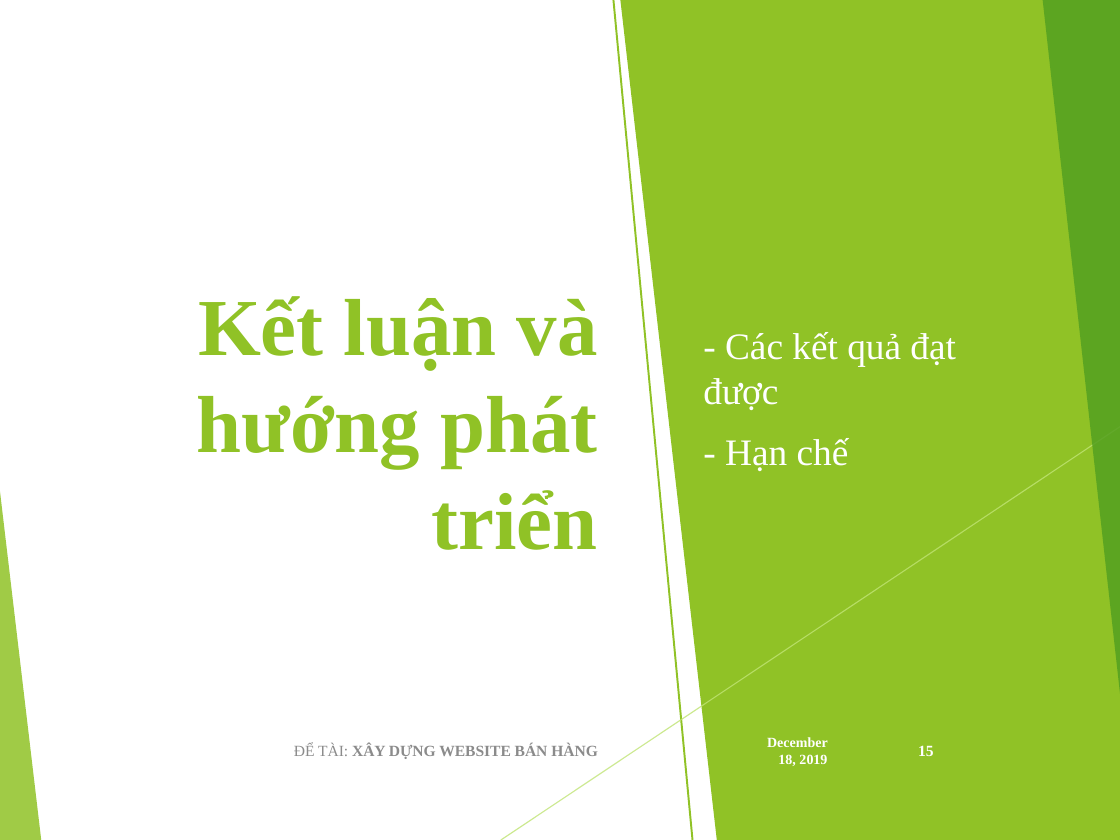
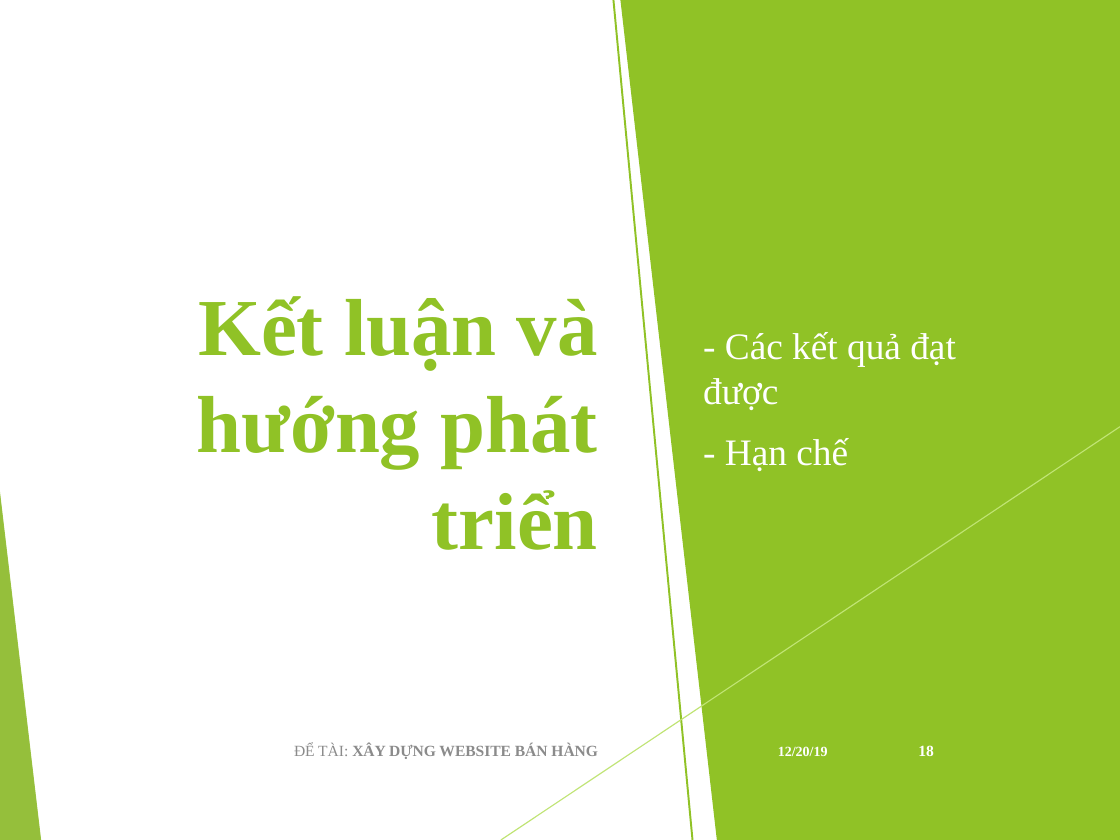
Before and after one commit to viet97/doandocs, a slide deck: slide 18 of DATN_Presentation.pptx (slide 15 before the commit). Drawn at 1120x840 pixels with LibreOffice and Linux fonts; fonts in the diff are those of the drawing. Boxes give left, top, right and bottom in pixels: in the first picture for what was removed or moved away, otherwise in the second. Text is boxed around its words. In the diff, an @@ line names an element or a change of style, - is before the commit and + after.

```diff
--- a/DATN_Presentation.pptx
+++ b/DATN_Presentation.pptx
@@ line (861, 0) - (973, 840): stroke #BFBFBF 0.75 pt to #BFBFBF 0.74 pt @@
@@ line (862, 0) - (1012, 840): stroke #BFBFBF 0.75 pt to #BFBFBF 0.74 pt @@
@@ shadow on in 14 elements at [844, 0, 1120, 840], [883, 0, 1120, 840], [813, 480, 1120, 840], [859, 0, 1120, 840], [1016, 0, 1120, 840], [989, 0, 1120, 840], [987, 599, 1120, 840], [843, 0, 1120, 840], [883, 0, 1120, 840], [821, 373, 1120, 840], [858, 0, 1120, 840], [1001, 0, 1120, 840], [953, 440, 1120, 840], [1005, 0, 1119, 840] @@
@@ triangle removed at [1043, 0, 1120, 694] @@
@@ line (1120, 427) - (501, 840): stroke #C0E474 0.75 pt to #C0E474 0.74 pt @@
@@ line (1120, 451) - (682, 840): stroke #D9D9D9 0.75 pt to #D9D9D9 0.74 pt @@
@@ line (628, 840) - (1120, 512): stroke #D9D9D9 0.75 pt to #D9D9D9 0.74 pt @@
@@ text "ĐỂ TÀI: XÂY DỰNG WEBSITE ..." at [294, 744, 598, 759]: text colour #8C8C8C to #8B8B8B @@
@@ text added at [778, 746, 828, 756], 9 pt, text #FFFFFF, bold @@
+12/20/19
@@ page number at [918, 745, 934, 756]: text changed; size 9 to 10 pt @@
-December 18, 2019
+18
@@ page number removed at [918, 745, 934, 756] @@
-15
```
Also in this commit, not shown: 18 other slides changed, 3 slides added.
